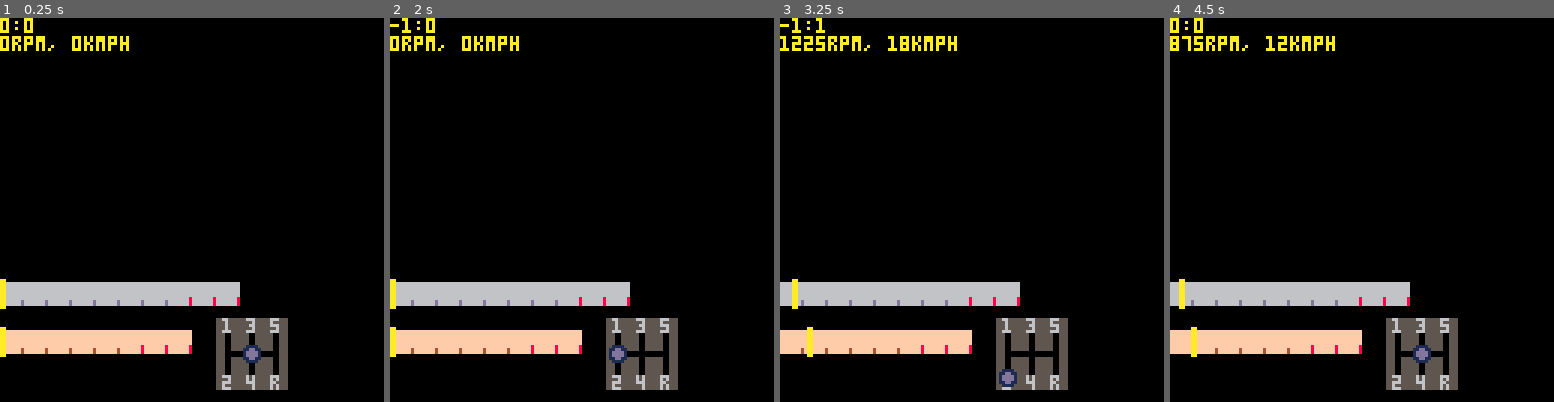
Above: before the commit, frames 1-4 (left to right).
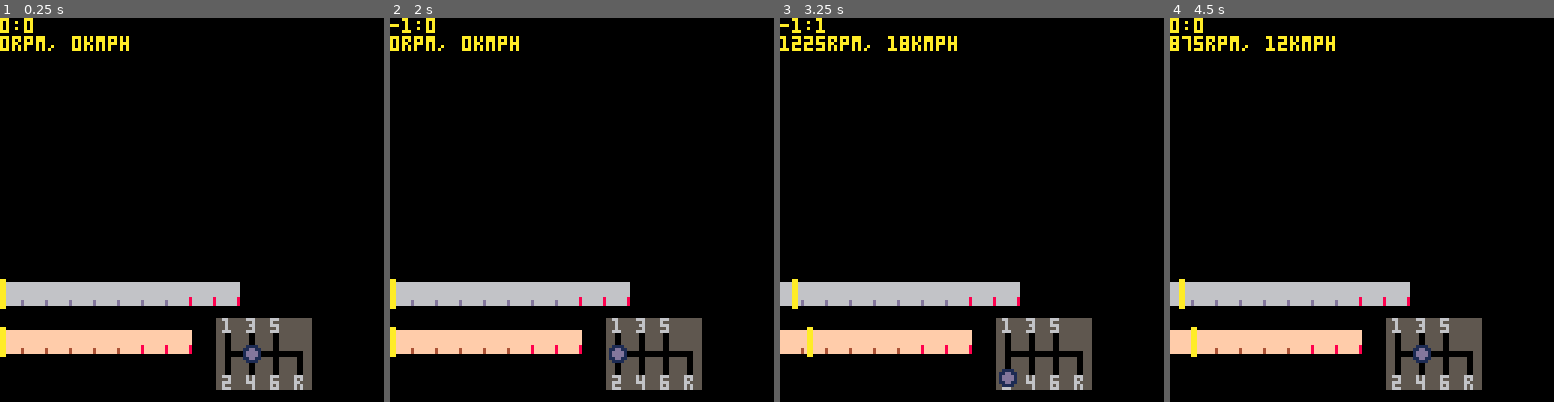
Above: after the commit, the same moments.

Repository: VedVid/PICOdrag
Game: PICO-8 cartridge picodrag.p8
The game is run twice, just before and just after one commit, with the same random seed, the same clock (stepped at 60 frames per second) and the same inputs.
Inputs:
- Up to frame 1 (0.25 s): no input
- Up to frame 2 (2 s): hold Left from 1.97 s (still down)
- Up to frame 3 (3.25 s): release Left at 2.37 s; hold Down 2.42-2.82 s; hold Right from 2.87 s (still down)
- Up to frame 4 (4.5 s): release Right at 3.53 s; hold Up 3.58-4.08 s; hold Right from 4.13 s (still down)

The runs differ from the first frame. In frame 1, 1.1% of the frame differs, in the area x 71-82%, y 78-97%; in frame 2, 1.1%; in frame 3, 1.1%; in frame 4, 1.1%.

Commit message:
quick and dirty sprites for 6-gears-gearbox

Diff:
--- a/picodrag.p8
+++ b/picodrag.p8
@@ -18,7 +18,7 @@
 
 function _draw()
  cls()
- draw_ui(ui)
+ draw_ui(ui, car)
  if ui.gearbox.current_gear then
   print(ui.gearbox.current_gear[1]..":"..ui.gearbox.current_gear[2])
  else
@@ -89,7 +89,7 @@
 
  gearbox.back = {}
  gearbox.back.sprites = {
-  5,6,7,21,22,23,37,38,39}
+  5,6,7,21,22,23,37,38,39,40,24,20}
 
  gearbox.handle = {}
  gearbox.handle.x = gearbox.x
@@ -142,9 +142,9 @@
 -->8
 -- drawing functions
 
-function draw_ui(ui)
+function draw_ui(ui, car)
  draw_gauges()
- draw_gearbox()
+ draw_gearbox(car)
 end
 
 function draw_gauges()
@@ -180,7 +180,7 @@
   10)
 end
 
-function draw_gearbox()
+function draw_gearbox(car)
  spr(ui.gearbox.back.sprites[1],
   ui.gearbox.x-8,
   ui.gearbox.y-8)
@@ -196,18 +196,39 @@
  spr(ui.gearbox.back.sprites[5],
   ui.gearbox.x,
   ui.gearbox.y)
- spr(ui.gearbox.back.sprites[6],
-  ui.gearbox.x+8,
-  ui.gearbox.y)
+ if car.gears_data[6] then
+  spr(ui.gearbox.back.sprites[5],
+   ui.gearbox.x+8,
+   ui.gearbox.y)
+ else
+  spr(ui.gearbox.back.sprites[6],
+   ui.gearbox.x+8,
+   ui.gearbox.y)
+ end
  spr(ui.gearbox.back.sprites[7],
   ui.gearbox.x-8,
   ui.gearbox.y+8)
  spr(ui.gearbox.back.sprites[8],
   ui.gearbox.x,
   ui.gearbox.y+8)
- spr(ui.gearbox.back.sprites[9],
-  ui.gearbox.x+8,
-  ui.gearbox.y+8)
+ if car.gears_data[6] then
+  spr(ui.gearbox.back.sprites[12],
+   ui.gearbox.x+16,
+   ui.gearbox.y-8)
+  spr(ui.gearbox.back.sprites[9],
+   ui.gearbox.x+8,
+   ui.gearbox.y+8)
+  spr(ui.gearbox.back.sprites[11],
+   ui.gearbox.x+16,
+   ui.gearbox.y)
+  spr(ui.gearbox.back.sprites[10],
+   ui.gearbox.x+16,
+   ui.gearbox.y+8)
+ else
+  spr(ui.gearbox.back.sprites[10],
+   ui.gearbox.x+8,
+   ui.gearbox.y+8)
+ end
  spr(ui.gearbox.handle.sprite,
   ui.gearbox.handle.x,
   ui.gearbox.handle.y)
@@ -549,22 +570,22 @@
 007007006666666666666668000000000000000055500555555005555550055500000000011dd110000000000000000000000000000000000000000000000000
 000000006666666d6666666800000000000000005550055555500555555005550000000000111100000000000000000000000000000000000000000000000000
 000000006666666d6666666800000000000000005550055555500555555005550000000000000000000000000000000000000000000000000000000000000000
-00000000ffffffffffffffff00000000000000005550055555500555555005550000000000000000000000000000000000000000000000000000000000000000
-00000000ffffffffffffffff00000000000000005550055555500555555005550000000000000000000000000000000000000000000000000000000000000000
-00000000ffffffffffffffff00000000000000005550055555500555555005550000000000000000000000000000000000000000000000000000000000000000
-00000000ffffffffffffffff00000000000000005550000000000000000005550000000000000000000000000000000000000000000000000000000000000000
-00000000ffffffffffffffff00000000000000005550000000000000000005550000000000000000000000000000000000000000000000000000000000000000
-00000000fffffffffffffff800000000000000005550055555500555555005550000000000000000000000000000000000000000000000000000000000000000
-00000000fffffff4fffffff800000000000000005550055555500555555005550000000000000000000000000000000000000000000000000000000000000000
-00000000fffffff4fffffff800000000000000005550055555500555555005550000000000000000000000000000000000000000000000000000000000000000
-00000000000000000000000000000000000000005550055555500555555005550000000000000000000000000000000000000000000000000000000000000000
-00000000000000000000000000000000000000005550055555500555555005550000000000000000000000000000000000000000000000000000000000000000
-00000000000000000000000000000000000000005550055555500555555005550000000000000000000000000000000000000000000000000000000000000000
-00000000000000000000000000000000000000005566655555656555556665550000000000000000000000000000000000000000000000000000000000000000
-00000000000000000000000000000000000000005555655555656555556565550000000000000000000000000000000000000000000000000000000000000000
-00000000000000000000000000000000000000005566655555666555556655550000000000000000000000000000000000000000000000000000000000000000
-00000000000000000000000000000000000000005565555555556555556565550000000000000000000000000000000000000000000000000000000000000000
-00000000000000000000000000000000000000005566655555556555556565550000000000000000000000000000000000000000000000000000000000000000
+00000000ffffffffffffffff00000000555555555550055555500555555005555555555500000000000000000000000000000000000000000000000000000000
+00000000ffffffffffffffff00000000555555555550055555500555555005555555555500000000000000000000000000000000000000000000000000000000
+00000000ffffffffffffffff00000000555555555550055555500555555005555555555500000000000000000000000000000000000000000000000000000000
+00000000ffffffffffffffff00000000555555555550000000000000000005550000055500000000000000000000000000000000000000000000000000000000
+00000000ffffffffffffffff00000000555555555550000000000000000005550000055500000000000000000000000000000000000000000000000000000000
+00000000fffffffffffffff800000000555555555550055555500555555005555550055500000000000000000000000000000000000000000000000000000000
+00000000fffffff4fffffff800000000555555555550055555500555555005555550055500000000000000000000000000000000000000000000000000000000
+00000000fffffff4fffffff800000000555555555550055555500555555005555550055500000000000000000000000000000000000000000000000000000000
+00000000000000000000000000000000000000005550055555500555555005555550055500000000000000000000000000000000000000000000000000000000
+00000000000000000000000000000000000000005550055555500555555005555550055500000000000000000000000000000000000000000000000000000000
+00000000000000000000000000000000000000005550055555500555555005555550055500000000000000000000000000000000000000000000000000000000
+00000000000000000000000000000000000000005566655555656555556665555566655500000000000000000000000000000000000000000000000000000000
+00000000000000000000000000000000000000005555655555656555556555555565655500000000000000000000000000000000000000000000000000000000
+00000000000000000000000000000000000000005566655555666555556665555566555500000000000000000000000000000000000000000000000000000000
+00000000000000000000000000000000000000005565555555556555556565555565655500000000000000000000000000000000000000000000000000000000
+00000000000000000000000000000000000000005566655555556555556665555565655500000000000000000000000000000000000000000000000000000000
 __map__
 1b1b1b1b1b1b1b1b1b1b1b1b1b1b1b1b00000000000000000000000000000000000000000000000000000000000000000000000000000000000000000000000000000000000000000000000000000000000000000000000000000000000000000000000000000000000000000000000000000000000000000000000000000000
 1b1b1a1a1a1a1a1a1a1a1a1a1a1a1b1b00000000000000000000000000000000000000000000000000000000000000000000000000000000000000000000000000000000000000000000000000000000000000000000000000000000000000000000000000000000000000000000000000000000000000000000000000000000
